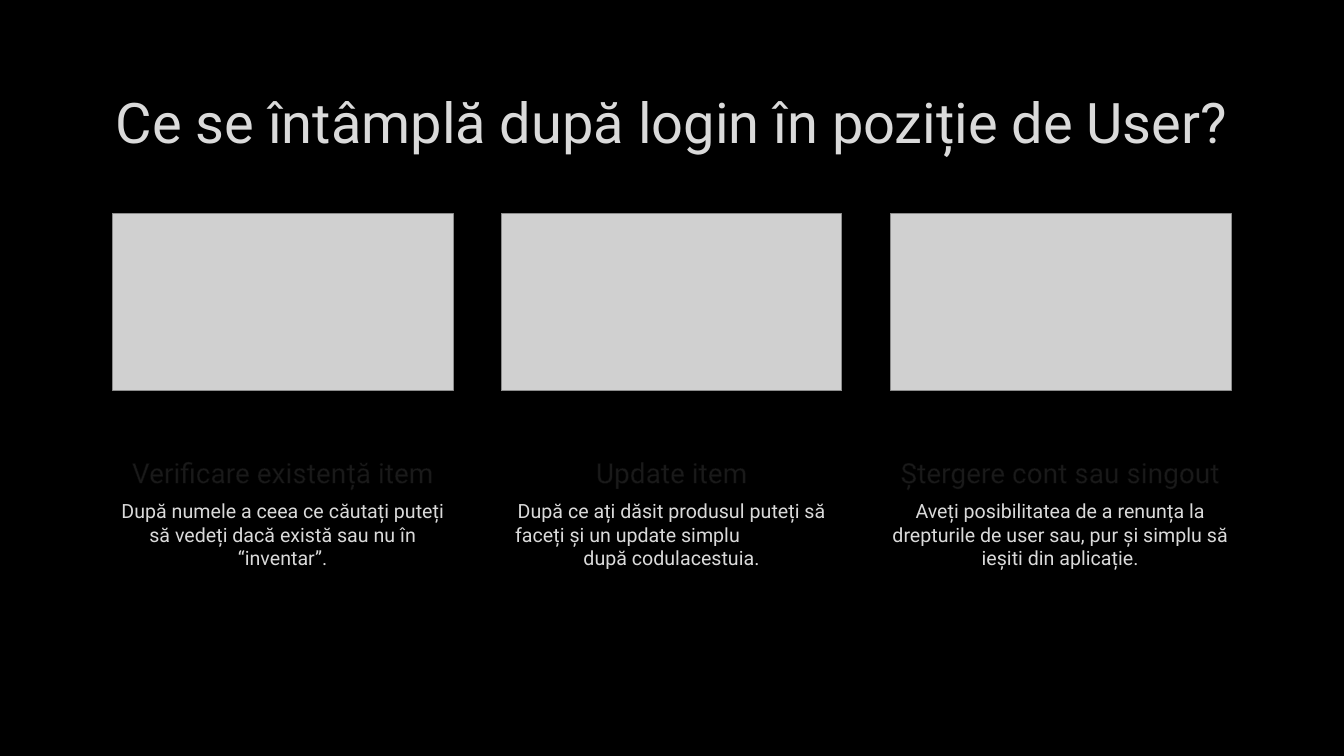
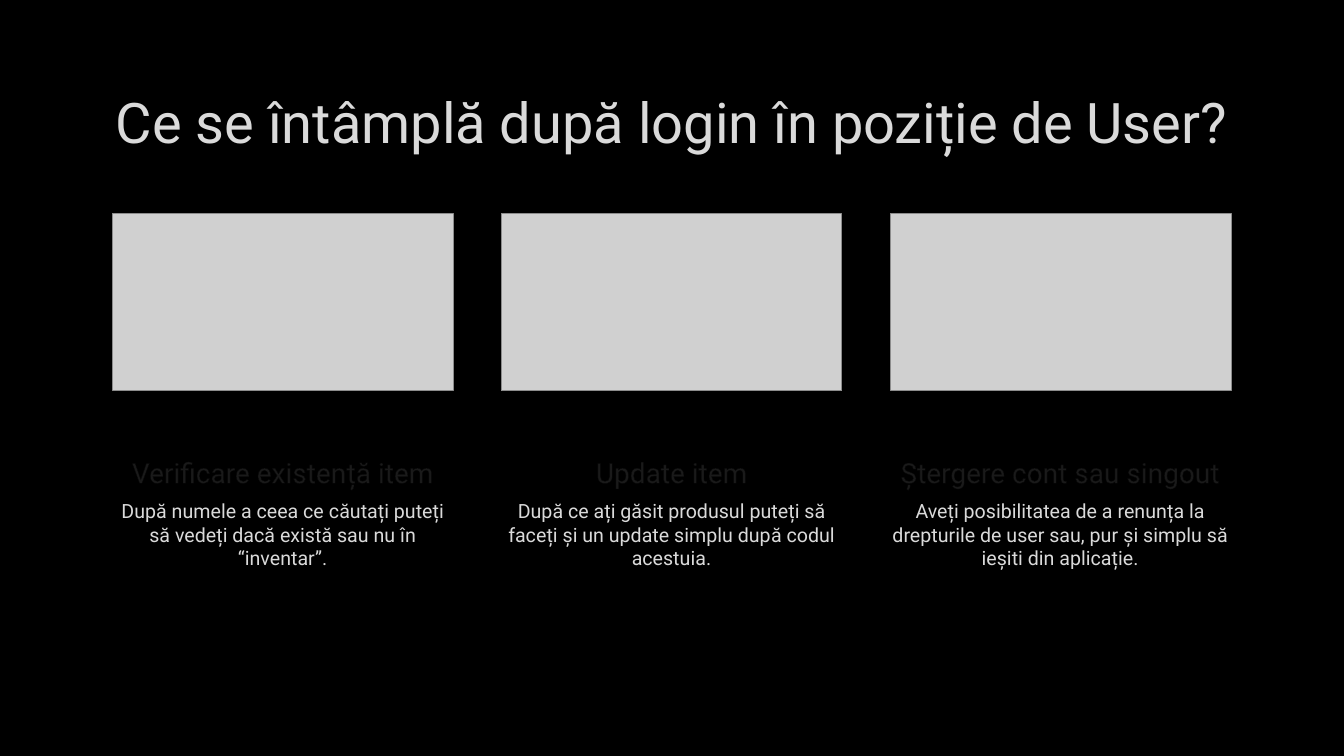
Before and after one commit to alexaavr/Alexandra_Avram, a slide deck: slide 6 of Materiale/Inventory app - Avram Alexandra, Grecu Georgian.pptx. Drawn at 1344x756 pixels with LibreOffice and Linux fonts; fonts in the diff are those of the drawing; grey boxes stand for pictures; background and template pictures are left out. Boxes give left, top, right and bottom in pixels: in the first picture for what was removed or moved away, otherwise in the second. Text is boxed around its words. In the diff, an @@ line names an element or a change of style, - is before the commit and + after.

```diff
--- a/Materiale/Inventory app - Avram Alexandra, Grecu Georgian.pptx
+++ b/Materiale/Inventory app - Avram Alexandra, Grecu Georgian.pptx
@@ text at box(508, 503, 835, 565): text changed @@
-După ce ați dăsit produsul puteți să faceți și un update simplu după codulacestuia.
+După ce ați găsit produsul puteți să faceți și un update simplu după codul acestuia.
```
Also in this commit, not shown: 4 other files.
